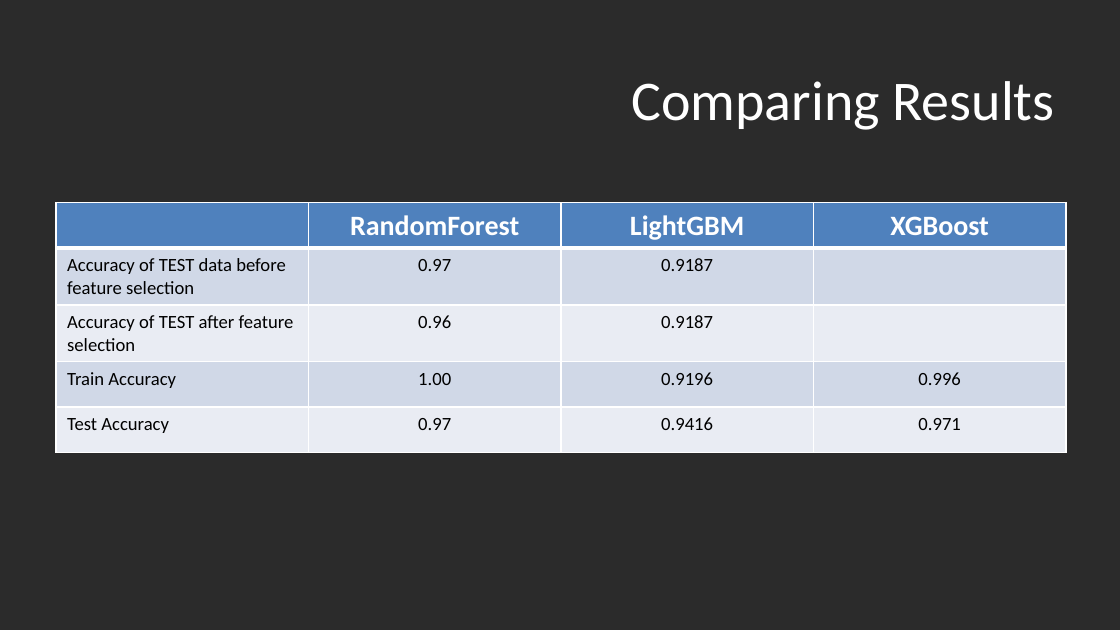
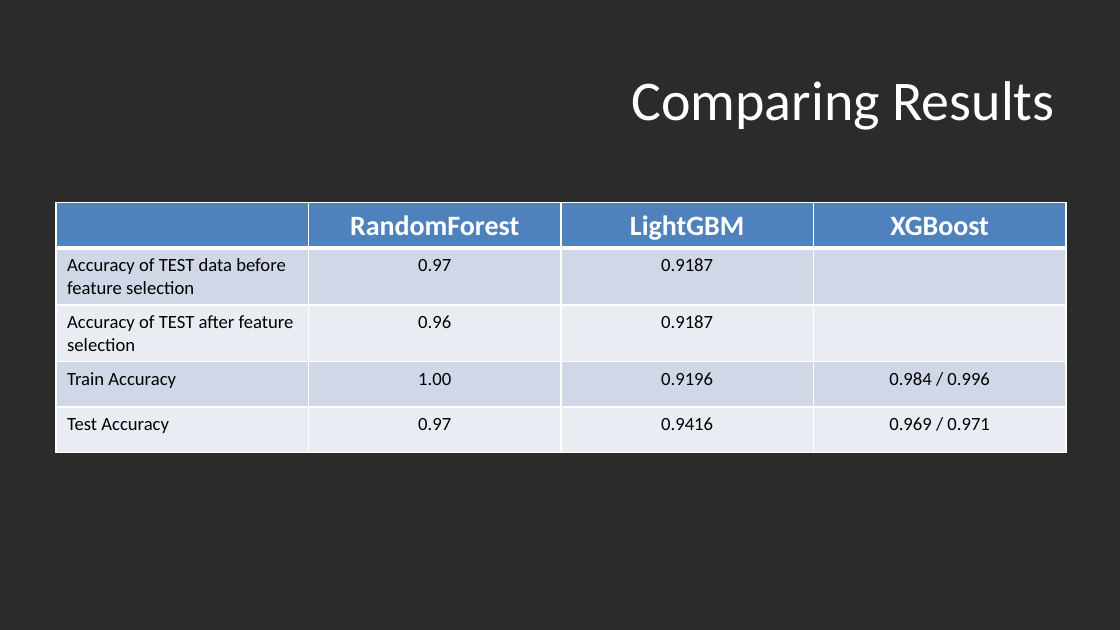
Before and after one commit to brian-campbell/ai-bootcamp-project-2, a slide deck: slide 15 of Machine_Learning_of_Phishing_URL_Data.pptx. Drawn at 1120x630 pixels with LibreOffice and Linux fonts; fonts in the diff are those of the drawing; background and template pictures are left out; a plain dark background stands for a picture behind light text. Boxes give left, top, right and bottom in pixels: in the first picture for what was removed or moved away, otherwise in the second. Text is boxed around its words. In the diff, an @@ line names an element or a change of style, - is before the commit and + after.

```diff
--- a/Machine_Learning_of_Phishing_URL_Data.pptx
+++ b/Machine_Learning_of_Phishing_URL_Data.pptx
@@ table at <box>56,203,1064,451</box> @@
-row 4, column 4: 0.996
+row 4, column 4: 0.984 / 0.996
-row 5, column 4: 0.971
+row 5, column 4: 0.969 / 0.971
```
Also in this commit, not shown: 2 other slides changed.
